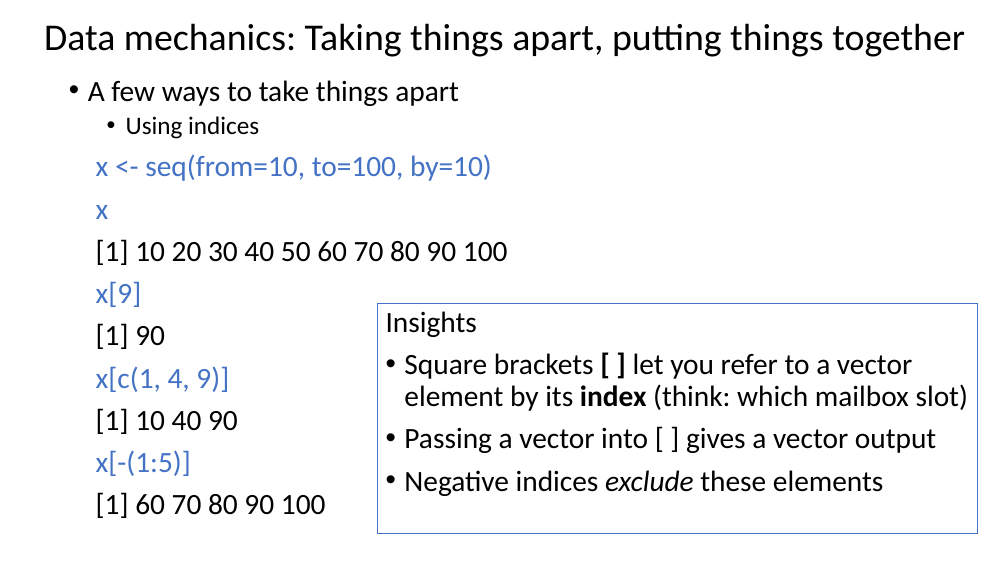
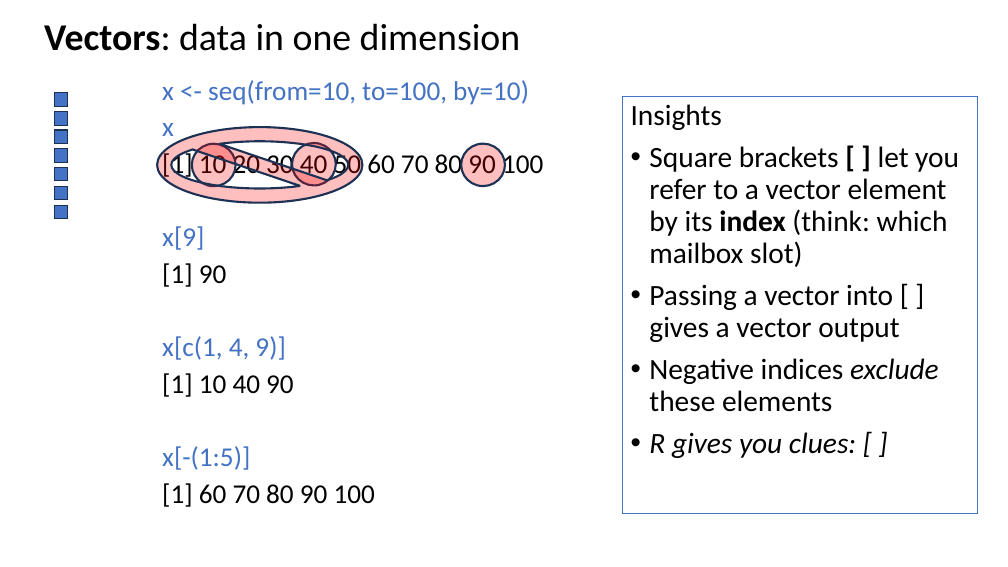
Before and after one commit to justinpriest/ADFG_R_Intro_Workshop, a slide deck: slide 4 of presentations/4 - Programming Basics 2 - Under the Hood.pptx (slide 3 before the commit). Drawn at 1008x567 pixels with LibreOffice and Linux fonts; fonts in the diff are those of the drawing. Boxes give left, top, right and bottom in pixels: in the first picture for what was removed or moved away, otherwise in the second. Text is boxed around its words. In the diff, an @@ line names an element or a change of style, - is before the commit and + after.

```diff
--- a/presentations/4 - Programming Basics 2 - Under the Hood.pptx
+++ b/presentations/4 - Programming Basics 2 - Under the Hood.pptx
@@ title at box(44, 23, 520, 51): text changed @@
-Data mechanics: Taking things apart, putting things together
+Vectors: data in one dimension
@@ text removed at box(88, 80, 459, 139) @@
-• A few ways to take things apart
-  • Using indices
@@ text "x <- seq(from=10, to=100, by=10)": place and size @@
-text "x <- seq(from=10, to=100, by=10)" at box(96, 154, 508, 518)
+text "x <- seq(from=10, to=100, by=10)" at box(162, 80, 543, 507)
@@ text "x <- seq(from=10, to=100, by=10)" at box(162, 80, 543, 507): size 28 to 25.9 pt; line spacing 0.9 to 0.8 @@
@@ rectangle "Insights": place and size @@
-rectangle "Insights" at box(378, 303, 979, 533)
+rectangle "Insights" at box(623, 96, 978, 513)
@@ no-entry sign added at box(157, 127, 363, 203), fill #FF0000 at 25% opacity, outline #1E3256 2 pt @@
@@ ellipse added at box(192, 144, 236, 186), fill #FF0000 at 25% opacity, outline #1E3256 2 pt @@
@@ ellipse added at box(292, 143, 336, 185), fill #FF0000 at 25% opacity, outline #1E3256 2 pt @@
@@ ellipse added at box(461, 144, 505, 186), fill #FF0000 at 25% opacity, outline #1E3256 2 pt @@
@@ group added at box(55, 93, 68, 219): 7 rectangles @@
@@ text in rectangle at box(649, 432, 856, 458): paragraph added @@
+• R gives you clues: [ ]
```
Also in this commit, not shown: 8 other slides changed, 7 slides added, 5 slides removed, 3 other files.
